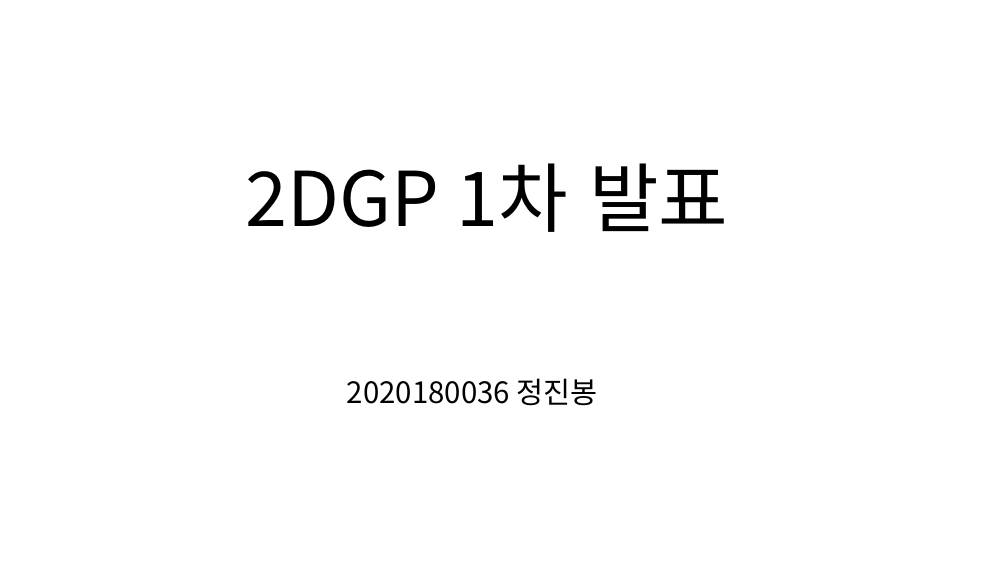
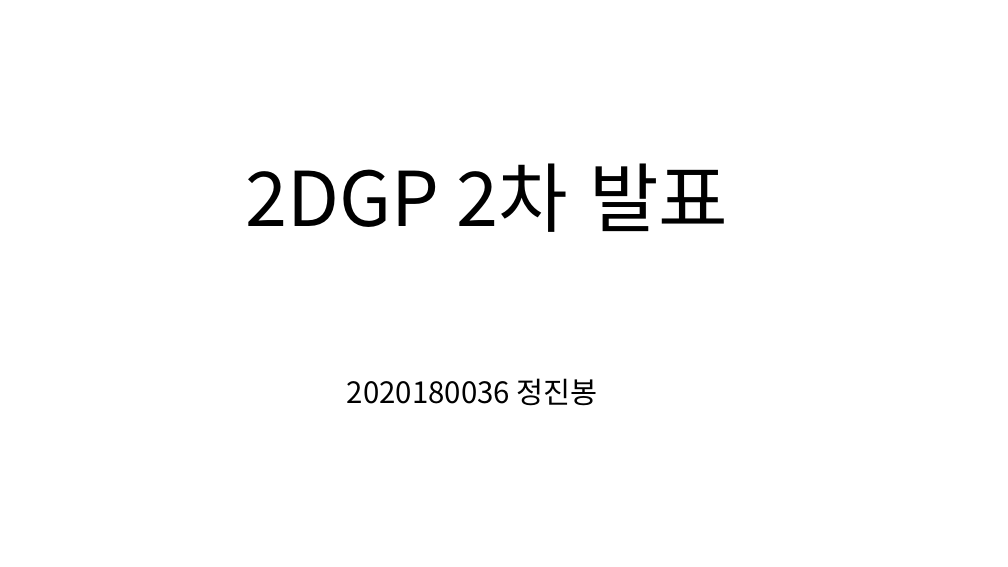
Before and after one commit to JeongJinbong/2DGP_Project, a slide deck: slide 1 of 1차 발표 자료.pptx. Drawn at 1008x567 pixels with LibreOffice and Linux fonts; fonts in the diff are those of the drawing. Boxes give left, top, right and bottom in pixels: in the first picture for what was removed or moved away, otherwise in the second. Text is boxed around its words. In the diff, an @@ line names an element or a change of style, - is before the commit and + after.

```diff
--- a/1차 발표 자료.pptx
+++ b/1차 발표 자료.pptx
@@ text at [246,163,728,232]: text changed @@
-2DGP 1차 발표
+2DGP 2차 발표
```
Also in this commit, not shown: 1 other slide changed, 1 slide added, 6 slides removed, 9 other files.
